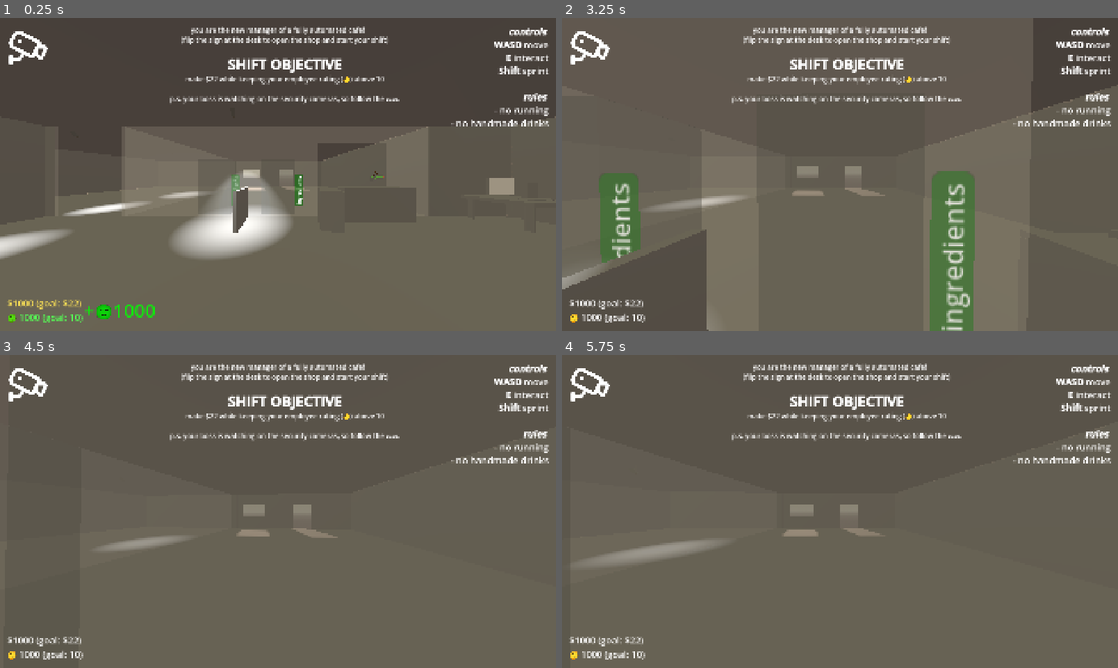
Above: before the commit, frames 1-4 (two rows, left to right).
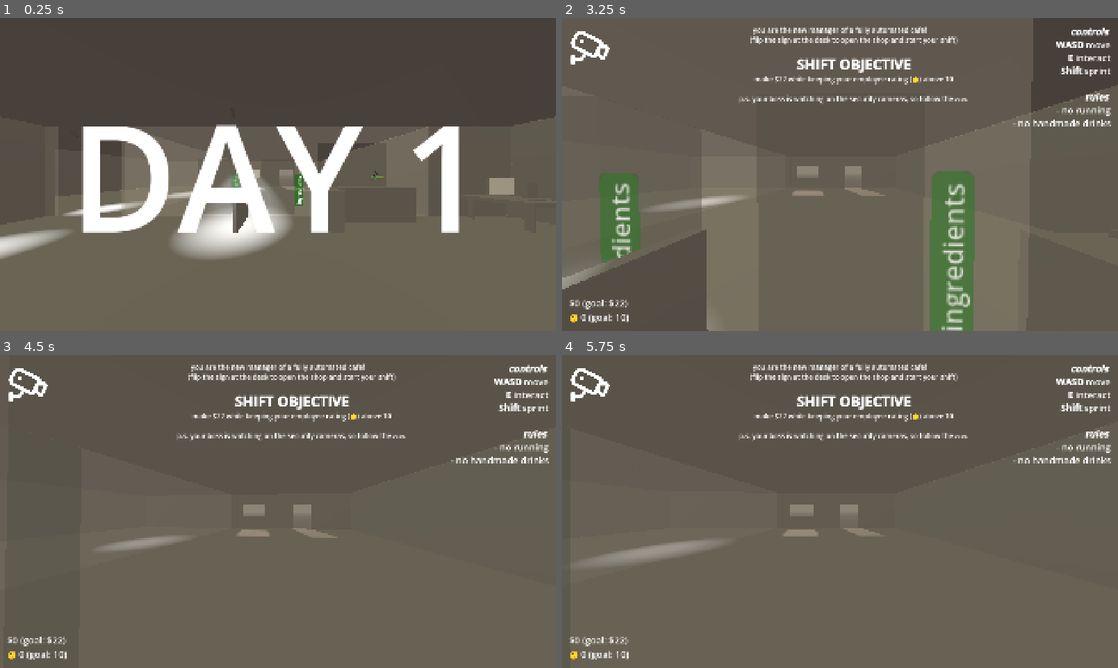
Above: after the commit, the same moments.

Repository: Sunday-Studio-Team/cafe
Game: Godot game, scene res://main.tscn
Two runs of this game, one before a commit and one after it. Both use one fixed random seed, a clock stepped at 60 frames per second and the inputs below.
Inputs (mouse positions are in pixels of both pictures, inside the frame that each line leads up to):
- Up to frame 1 (0.25 s): no input
- Up to frame 2 (3.25 s): move the mouse to (867, 174) at 0.52 s; hold E (interact) 0.53-1.28 s; hold W (move_forward) from 0.53 s (still down); move the mouse to (812, 174) at 1.27 s; tap Shift (sprint) at 1.35 s; move the mouse to (851, 168) at 2.02 s; tap I at 2.1 s; move the mouse to (834, 180) at 2.77 s; tap E (interact) at 2.85 s
- Up to frame 3 (4.5 s): keep holding W (move_forward); move the mouse to (316, 514) at 3.52 s; hold Shift (sprint) 3.53-4.28 s; tap Enter at 4.25 s; move the mouse to (233, 508) at 4.27 s; tap I at 4.35 s
- Up to frame 4 (5.75 s): keep holding W (move_forward); tap Space at 5 s; move the mouse to (845, 511) at 5.02 s; hold E (interact) from 5.03 s (still down)

The runs differ from the first frame. In frame 1, 12% of the frame differs, in the area x 1-99%, y 2-98%; in frame 2, 2.3%; in frame 3, 2.3%; in frame 4, 2.3%.

Commit message:
add some ui for day progression

Diff:
--- a/godot/global.gd
+++ b/godot/global.gd
@@ -24,6 +24,9 @@
 var minigame_active := false
 var holding_ingredients := false
 var day := 1
+# this just defines the max day where we quit if we beat it
+# (instead of loading the next day)
+var final_day := 2
 
 
 func _ready() -> void:
--- a/godot/main.gd
+++ b/godot/main.gd
@@ -8,6 +8,8 @@
 @export var customer_leaving_spot: Marker3D
 @export var game_timer: Timer
 @export var window: Node3D
+@export var ui: CanvasLayer
+@export var day_indicator: Label
 #Minigame
 @export var minigame_controller: CanvasLayer
 
@@ -28,15 +30,23 @@
 	Events.minigame_end.connect(_on_minigame_end)
 
 	# we have to set these manually here so if we reload the scene theyll reset
-	Stats.daily_profit = 1000
-	Stats.employee_rating = 1000
+	Stats.daily_profit = 0
+	Stats.employee_rating = 0
 
 	match Global.day:
 		1:
 			pass
 		2:
+			Stats.daily_profit_goal = 30
 			machines.append(side_machine)
 			side_machine.show()
+
+	ui.hide()
+	day_indicator.text = "DAY %s" % Global.day
+	day_indicator.show()
+	await get_tree().create_timer(3, false).timeout
+	ui.show()
+	day_indicator.hide()
 
 	# spawn one customer early off-sync with the timers wait time
 	# so we dont have to wait loads every time we start the game to test
@@ -69,7 +79,10 @@
 		and Stats.employee_rating > Stats.employee_rating_goal
 	):
 		Global.day += 1
-	get_tree().call_deferred("reload_current_scene")
+	if Global.day == Global.final_day:
+		get_tree().quit()
+	else:
+		get_tree().call_deferred("reload_current_scene")
 
 
 func _on_customer_approached_machine(customer: Customer) -> void:
--- a/godot/main.tscn
+++ b/godot/main.tscn
@@ -60,7 +60,7 @@
 format = 3
 stereo = true
 
-[node name="Main" type="Node3D" unique_id=1806237155 node_paths=PackedStringArray("machines", "side_machine", "customer_spawn_timer", "spot_for_customer_entry", "customer_leaving_spot", "game_timer", "window", "minigame_controller")]
+[node name="Main" type="Node3D" unique_id=1806237155 node_paths=PackedStringArray("machines", "side_machine", "customer_spawn_timer", "spot_for_customer_entry", "customer_leaving_spot", "game_timer", "window", "ui", "day_indicator", "minigame_controller")]
 script = ExtResource("1_ig7tw")
 machines = [NodePath("Machines/Machine2"), NodePath("Machines/Machine3")]
 side_machine = NodePath("Machines/Machine")
@@ -70,6 +70,8 @@
 customer_leaving_spot = NodePath("CustomerLeavingSpot")
 game_timer = NodePath("GameTimer")
 window = NodePath("Window")
+ui = NodePath("UI")
+day_indicator = NodePath("DayIndicator/Label")
 minigame_controller = NodePath("MinigameController")
 
 [node name="WorldEnvironment" type="WorldEnvironment" parent="." unique_id=992581230]
@@ -485,5 +487,19 @@
 size = Vector2i(2, 2)
 render_target_update_mode = 0
 
+[node name="DayIndicator" type="CanvasLayer" parent="." unique_id=1793268735]
+
+[node name="Label" type="Label" parent="DayIndicator" unique_id=513552188]
+visible = false
+anchors_preset = 15
+anchor_right = 1.0
+anchor_bottom = 1.0
+grow_horizontal = 2
+grow_vertical = 2
+theme_override_font_sizes/font_size = 512
+text = "DAY 1"
+horizontal_alignment = 1
+vertical_alignment = 1
+
 [editable path="SecurityCam2"]
 [editable path="SecurityCam4"]
--- a/godot/ui.gd
+++ b/godot/ui.gd
@@ -43,16 +43,30 @@
 	score_update_label.modulate = Color.TRANSPARENT
 	alert_indicator.modulate.a = 0
 
-	objective.text = (
-		"you are the new manager of a fully automated cafe!
-		(flip the sign at the desk to open the shop and start your shift)
+	# we wait here to make sure some global vars like profit goal
+	# get set before we show them
+	await get_tree().process_frame
+	match Global.day:
+		1:
+			objective.text = (
+				"you are the new manager of a fully automated cafe!
+				(flip the sign at the desk to open the shop and start your shift)
 
-		[b]SHIFT OBJECTIVE[/b]
-		make %s while keeping your employee rating (🙂) above %s
+				[b]SHIFT OBJECTIVE[/b]
+				make %s while keeping your employee rating (🙂) above %s
 
-		p.s. your boss is watching on the security cameras, so follow the [b][i]rules[/i][/b]."
-		% [Global.float_to_price(Stats.daily_profit_goal), Stats.employee_rating_goal]
-	)
+				p.s. your boss is watching on the security cameras, so follow the [b][i]rules[/i][/b]."
+				% [Global.float_to_price(Stats.daily_profit_goal), Stats.employee_rating_goal]
+			)
+		2:
+			objective.text = (
+				"your boss has installed a new machine! it's located around the corner on the left.
+				(your daily profit goal has been adjusted accordingly.)
+
+				[b]SHIFT OBJECTIVE[/b]
+				make %s while keeping your employee rating (🙂) above %s"
+				% [Global.float_to_price(Stats.daily_profit_goal), Stats.employee_rating_goal]
+			)
 
 
 func _physics_process(_delta: float) -> void:
Not shown, changed: godot/todo.md
